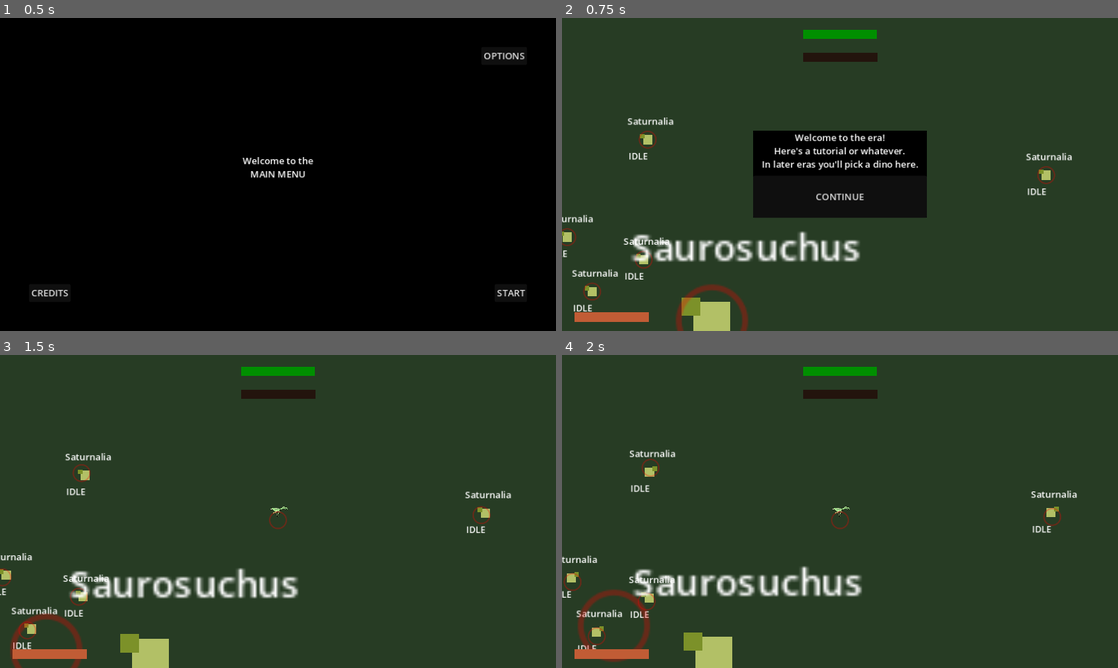
Above: before the commit, frames 1-4 (two rows, left to right).
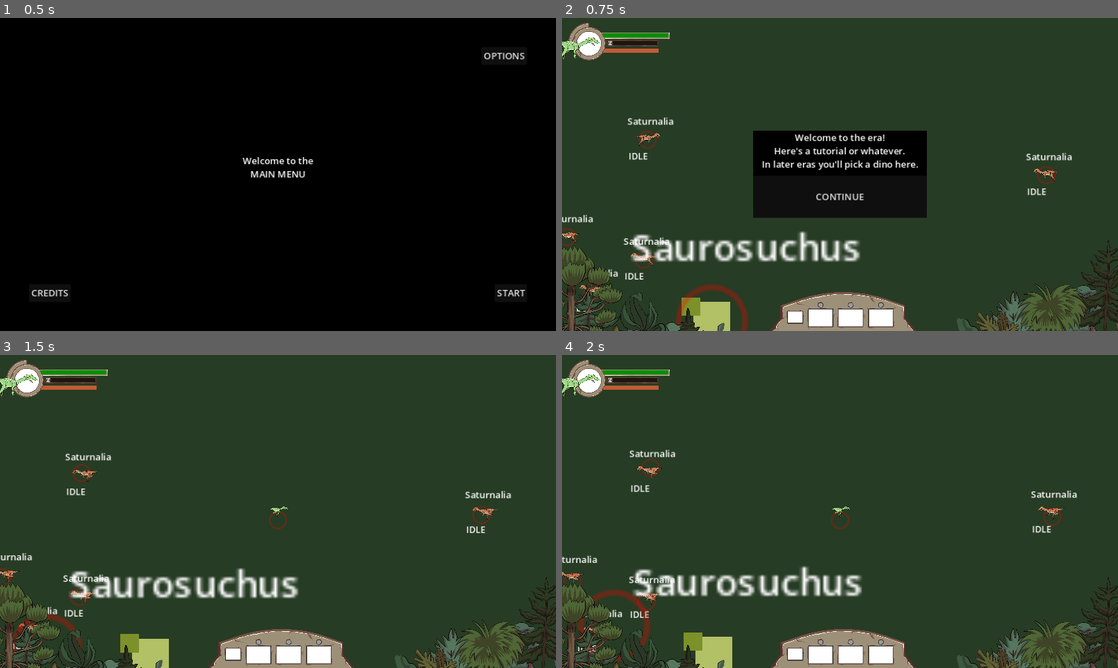
Above: after the commit, the same moments.

Repository: Enneagon/GodotGameJam2024
Game: Godot game, scene res://Scenes/main_menu.tscn
The game is run twice, just before and just after one commit, with the same random seed, the same clock (stepped at 60 frames per second) and the same inputs.
Inputs:
- Up to frame 1 (0.5 s): no input
- Up to frame 2 (0.75 s): click "START" at 0.5 s
- Up to frame 3 (1.5 s): click "CONTINUE" at 1.25 s
- Up to frame 4 (2 s): no input

Frame 1 is identical in both runs. In frame 2, 8.5% of the frame differs, in the area x 0-100%, y 1-100%; in frame 3, 8.6%; in frame 4, 8.6%.

Commit message:
added in ambience tracks and imported UI art

Diff:
--- a/Scenes/Enemy_Dinosaurs/Era1/saturnalia.tscn
+++ b/Scenes/Enemy_Dinosaurs/Era1/saturnalia.tscn
@@ -1,6 +1,22 @@
-[gd_scene load_steps=2 format=3 uid="uid://43qtxbxxkx4x"]
+[gd_scene load_steps=5 format=3 uid="uid://43qtxbxxkx4x"]
 
 [ext_resource type="PackedScene" uid="uid://plj4leebtrr4" path="res://Scenes/enemy.tscn" id="1_dfm4k"]
+[ext_resource type="Texture2D" uid="uid://c5gfwbvckxevw" path="res://Assets/Visuals/Saturnalia/Saturnalia 1.PNG" id="2_svkj3"]
+[ext_resource type="Texture2D" uid="uid://c5hmt4xcgo4pw" path="res://Assets/Visuals/Saturnalia/Saturnalia 2.PNG" id="3_fea1q"]
+
+[sub_resource type="SpriteFrames" id="SpriteFrames_gruc5"]
+animations = [{
+"frames": [{
+"duration": 1.0,
+"texture": ExtResource("2_svkj3")
+}, {
+"duration": 1.0,
+"texture": ExtResource("3_fea1q")
+}],
+"loop": true,
+"name": &"default",
+"speed": 5.0
+}]
 
 [node name="Saturnalia" instance=ExtResource("1_dfm4k")]
 enemyName = "a Saturnalia Tupiniquim"
@@ -12,3 +28,15 @@
 enemyHPMax = 4.0
 enemyAttackCooldown = 0.5
 enemyRangeMultiplier = 0.5
+
+[node name="AnimatedSprite2D" type="AnimatedSprite2D" parent="." index="1"]
+scale = Vector2(0.025, 0.025)
+sprite_frames = SubResource("SpriteFrames_gruc5")
+autoplay = "default"
+frame_progress = 0.31127
+
+[node name="Sprite2D" parent="." index="2"]
+visible = false
+
+[node name="Head" parent="Sprite2D" index="0"]
+visible = false
--- a/Scenes/Enemy_Dinosaurs/Era3/enneasaurus.tscn
+++ b/Scenes/Enemy_Dinosaurs/Era3/enneasaurus.tscn
@@ -2,7 +2,7 @@
 
 [ext_resource type="PackedScene" uid="uid://plj4leebtrr4" path="res://Scenes/enemy.tscn" id="1_guevj"]
 [ext_resource type="Script" path="res://Scripts/enneasaurus.gd" id="2_2pean"]
-[ext_resource type="Texture2D" uid="uid://b2lqfwnefyf56" path="res://Assets/Visuals/579.png" id="2_8wbv8"]
+[ext_resource type="Texture2D" uid="uid://b2lqfwnefyf56" path="res://Assets/Visuals/Misc/579.png" id="2_8wbv8"]
 
 [node name="Enneasaurus" instance=ExtResource("1_guevj")]
 scale = Vector2(5, 5)
--- a/Scenes/enemy.tscn
+++ b/Scenes/enemy.tscn
@@ -1,9 +1,9 @@
 [gd_scene load_steps=10 format=3 uid="uid://plj4leebtrr4"]
 
 [ext_resource type="Script" path="res://Scripts/enemy.gd" id="1_bmmd3"]
-[ext_resource type="Texture2D" uid="uid://c1ruuyvcbm5d4" path="res://Assets/Visuals/PlaceholderCircle.png" id="2_0sp0g"]
-[ext_resource type="Texture2D" uid="uid://bifpovg0ndocs" path="res://Assets/Visuals/Square.png" id="2_0syae"]
-[ext_resource type="Texture2D" uid="uid://cgmmkhhkiye10" path="res://Assets/Visuals/SmallProgressBar.png" id="3_4p6eq"]
+[ext_resource type="Texture2D" uid="uid://c1ruuyvcbm5d4" path="res://Assets/Visuals/Misc/PlaceholderCircle.png" id="2_0sp0g"]
+[ext_resource type="Texture2D" uid="uid://bifpovg0ndocs" path="res://Assets/Visuals/Misc/Square.png" id="2_0syae"]
+[ext_resource type="Texture2D" uid="uid://cgmmkhhkiye10" path="res://Assets/Visuals/Misc/SmallProgressBar.png" id="3_4p6eq"]
 [ext_resource type="Script" path="res://Scripts/enemy_hurtbox.gd" id="3_yipej"]
 
 [sub_resource type="CircleShape2D" id="CircleShape2D_5kwfq"]
--- a/Scenes/food.tscn
+++ b/Scenes/food.tscn
@@ -1,6 +1,6 @@
 [gd_scene load_steps=4 format=3 uid="uid://icutjdbxxe2a"]
 
-[ext_resource type="Texture2D" uid="uid://bifpovg0ndocs" path="res://Assets/Visuals/Square.png" id="1_qbdx8"]
+[ext_resource type="Texture2D" uid="uid://bifpovg0ndocs" path="res://Assets/Visuals/Misc/Square.png" id="1_qbdx8"]
 [ext_resource type="Script" path="res://Scripts/food.gd" id="1_y4gy7"]
 
 [sub_resource type="CircleShape2D" id="CircleShape2D_g6rkf"]
--- a/Scenes/gameplay_interface.tscn
+++ b/Scenes/gameplay_interface.tscn
@@ -1,12 +1,17 @@
-[gd_scene load_steps=6 format=3 uid="uid://c0605gi3euibn"]
+[gd_scene load_steps=11 format=3 uid="uid://c0605gi3euibn"]
 
 [ext_resource type="Script" path="res://Scripts/level_interface.gd" id="1_3dpav"]
-[ext_resource type="Texture2D" uid="uid://ct5w5orw622j6" path="res://Assets/Visuals/ProgressBar.png" id="2_alxet"]
-[ext_resource type="Texture2D" uid="uid://dn6a7phkrtcaf" path="res://Assets/Visuals/PlaceholderChoiceButton.png" id="3_b4nyu"]
+[ext_resource type="Texture2D" uid="uid://ct5w5orw622j6" path="res://Assets/Visuals/Misc/ProgressBar.png" id="2_ugt13"]
+[ext_resource type="Texture2D" uid="uid://dn6a7phkrtcaf" path="res://Assets/Visuals/Misc/PlaceholderChoiceButton.png" id="3_88uvg"]
+[ext_resource type="Texture2D" uid="uid://cowdel0dx55xg" path="res://Assets/Visuals/UI/Character.png" id="4_xsw4p"]
+[ext_resource type="Texture2D" uid="uid://dh3fnhu5xqe7s" path="res://Assets/Visuals/Eoraptor/Eoraptor 1.PNG" id="5_e7duv"]
+[ext_resource type="Texture2D" uid="uid://bh6w32ngn76cc" path="res://Assets/Visuals/UI/Skills.png" id="6_87t1k"]
+[ext_resource type="Texture2D" uid="uid://cjw2hk1cyogn2" path="res://Assets/Visuals/UI/Trees_Right.png" id="7_ya5ee"]
+[ext_resource type="Texture2D" uid="uid://cwf8akdnsr175" path="res://Assets/Visuals/UI/Trees_Left.png" id="8_dljnb"]
+
+[sub_resource type="ImageTexture" id="ImageTexture_4vjo2"]
 
 [sub_resource type="ImageTexture" id="ImageTexture_edcf1"]
-
-[sub_resource type="ImageTexture" id="ImageTexture_4vjo2"]
 
 [node name="GameplayInterface" type="Control"]
 process_mode = 3
@@ -18,22 +23,44 @@
 grow_vertical = 2
 script = ExtResource("1_3dpav")
 
+[node name="SprintEnergy" type="TextureProgressBar" parent="."]
+layout_mode = 1
+anchors_preset = 5
+anchor_left = 0.5
+anchor_right = 0.5
+offset_left = -411.0
+offset_top = 53.0
+offset_right = -283.0
+offset_bottom = 69.0
+grow_horizontal = 2
+scale = Vector2(0.763725, 0.469792)
+max_value = 5.0
+step = 0.1
+texture_under = ExtResource("2_ugt13")
+texture_over = SubResource("ImageTexture_4vjo2")
+texture_progress = ExtResource("2_ugt13")
+tint_under = Color(0.136719, 0.0792456, 0.0532894, 1)
+tint_over = Color(1, 0.824116, 0.380887, 1)
+tint_progress = Color(0.757813, 0.362059, 0.207183, 1)
+
+[node name="Character" type="Sprite2D" parent="."]
+position = Vector2(300, 169)
+scale = Vector2(0.15, 0.15)
+texture = ExtResource("4_xsw4p")
+
 [node name="HPBar" type="TextureProgressBar" parent="."]
 layout_mode = 1
-anchors_preset = 5
-anchor_left = 0.5
-anchor_right = 0.5
-offset_left = -64.0
-offset_top = 20.0
-offset_right = 64.0
-offset_bottom = 36.0
-grow_horizontal = 2
+offset_left = 71.0
+offset_top = 27.0
+offset_right = 199.0
+offset_bottom = 43.0
+scale = Vector2(0.882366, 0.417538)
 max_value = 3.0
 step = 0.1
 value = 3.0
-texture_under = ExtResource("2_alxet")
+texture_under = ExtResource("2_ugt13")
 texture_over = SubResource("ImageTexture_edcf1")
-texture_progress = ExtResource("2_alxet")
+texture_progress = ExtResource("2_ugt13")
 tint_under = Color(0.24, 0.0144, 0.0144, 1)
 tint_over = Color(0, 1, 0, 1)
 tint_progress = Color(0, 0.56, 0, 1)
@@ -43,35 +70,17 @@
 anchors_preset = 5
 anchor_left = 0.5
 anchor_right = 0.5
-offset_left = -63.0
-offset_top = 60.0
-offset_right = 65.0
-offset_bottom = 76.0
-grow_horizontal = 2
+offset_left = -392.0
+offset_top = 40.0
+offset_right = -264.0
+offset_bottom = 56.0
+grow_horizontal = 2
+scale = Vector2(0.6, 0.454256)
 max_value = 5.0
 step = 0.1
-texture_under = ExtResource("2_alxet")
+texture_under = ExtResource("2_ugt13")
 texture_over = SubResource("ImageTexture_4vjo2")
-texture_progress = ExtResource("2_alxet")
-tint_under = Color(0.136719, 0.0792456, 0.0532894, 1)
-tint_over = Color(1, 0.769606, 0.460428, 1)
-tint_progress = Color(0.757813, 0.362059, 0.207183, 1)
-
-[node name="SprintEnergy" type="TextureProgressBar" parent="."]
-layout_mode = 1
-anchors_preset = 5
-anchor_left = 0.5
-anchor_right = 0.5
-offset_left = -458.0
-offset_top = 508.0
-offset_right = -330.0
-offset_bottom = 524.0
-grow_horizontal = 2
-max_value = 5.0
-step = 0.1
-texture_under = ExtResource("2_alxet")
-texture_over = SubResource("ImageTexture_4vjo2")
-texture_progress = ExtResource("2_alxet")
+texture_progress = ExtResource("2_ugt13")
 tint_under = Color(0.136719, 0.0792456, 0.0532894, 1)
 tint_over = Color(1, 0.769606, 0.460428, 1)
 tint_progress = Color(0.757813, 0.362059, 0.207183, 1)
@@ -174,9 +183,9 @@
 size_flags_horizontal = 3
 size_flags_vertical = 3
 size_flags_stretch_ratio = 3.5
-texture_normal = ExtResource("3_b4nyu")
-texture_pressed = ExtResource("3_b4nyu")
-texture_hover = ExtResource("3_b4nyu")
+texture_normal = ExtResource("3_88uvg")
+texture_pressed = ExtResource("3_88uvg")
+texture_hover = ExtResource("3_88uvg")
 
 [node name="Label" type="Label" parent="RoundStartPopup2/VBoxContainer"]
 layout_mode = 2
@@ -197,9 +206,9 @@
 size_flags_horizontal = 3
 size_flags_vertical = 3
 size_flags_stretch_ratio = 3.5
-texture_normal = ExtResource("3_b4nyu")
-texture_pressed = ExtResource("3_b4nyu")
-texture_hover = ExtResource("3_b4nyu")
+texture_normal = ExtResource("3_88uvg")
+texture_pressed = ExtResource("3_88uvg")
+texture_hover = ExtResource("3_88uvg")
 
 [node name="Label2" type="Label" parent="RoundStartPopup2/VBoxContainer2"]
 layout_mode = 2
@@ -254,9 +263,9 @@
 size_flags_horizontal = 3
 size_flags_vertical = 3
 size_flags_stretch_ratio = 3.5
-texture_normal = ExtResource("3_b4nyu")
-texture_pressed = ExtResource("3_b4nyu")
-texture_hover = ExtResource("3_b4nyu")
+texture_normal = ExtResource("3_88uvg")
+texture_pressed = ExtResource("3_88uvg")
+texture_hover = ExtResource("3_88uvg")
 
 [node name="Label" type="Label" parent="RoundStartPopup3/VBoxContainer"]
 layout_mode = 2
@@ -277,9 +286,9 @@
 size_flags_horizontal = 3
 size_flags_vertical = 3
 size_flags_stretch_ratio = 3.5
-texture_normal = ExtResource("3_b4nyu")
-texture_pressed = ExtResource("3_b4nyu")
-texture_hover = ExtResource("3_b4nyu")
+texture_normal = ExtResource("3_88uvg")
+texture_pressed = ExtResource("3_88uvg")
+texture_hover = ExtResource("3_88uvg")
 
 [node name="Label2" type="Label" parent="RoundStartPopup3/VBoxContainer2"]
 layout_mode = 2
@@ -334,9 +343,9 @@
 size_flags_horizontal = 3
 size_flags_vertical = 3
 size_flags_stretch_ratio = 3.5
-texture_normal = ExtResource("3_b4nyu")
-texture_pressed = ExtResource("3_b4nyu")
-texture_hover = ExtResource("3_b4nyu")
+texture_normal = ExtResource("3_88uvg")
+texture_pressed = ExtResource("3_88uvg")
+texture_hover = ExtResource("3_88uvg")
 
 [node name="Label" type="Label" parent="RoundStartPopup4/VBoxContainer"]
 layout_mode = 2
@@ -357,9 +366,9 @@
 size_flags_horizontal = 3
 size_flags_vertical = 3
 size_flags_stretch_ratio = 3.5
-texture_normal = ExtResource("3_b4nyu")
-texture_pressed = ExtResource("3_b4nyu")
-texture_hover = ExtResource("3_b4nyu")
+texture_normal = ExtResource("3_88uvg")
+texture_pressed = ExtResource("3_88uvg")
+texture_hover = ExtResource("3_88uvg")
 
 [node name="Label2" type="Label" parent="RoundStartPopup4/VBoxContainer2"]
 layout_mode = 2
@@ -419,6 +428,27 @@
 layout_mode = 2
 size_flags_vertical = 3
 text = "CONTINUE"
+
+[node name="Saturnalia1" type="Sprite2D" parent="."]
+position = Vector2(22, 56)
+scale = Vector2(0.05, 0.05)
+texture = ExtResource("5_e7duv")
+flip_h = true
+
+[node name="Skills" type="Sprite2D" parent="."]
+position = Vector2(485, 338)
+scale = Vector2(0.09, 0.09)
+texture = ExtResource("6_87t1k")
+
+[node name="TreesRight" type="Sprite2D" parent="."]
+position = Vector2(779, 331)
+scale = Vector2(0.2, 0.2)
+texture = ExtResource("7_ya5ee")
+
+[node name="TreesLeft" type="Sprite2D" parent="."]
+position = Vector2(146, 336)
+scale = Vector2(0.2, 0.2)
+texture = ExtResource("8_dljnb")
 
 [connection signal="pressed" from="RoundStartPopup1/Control/VBoxContainer/RoundStartButton" to="." method="_on_round_start_button_pressed"]
 [connection signal="pressed" from="RoundStartPopup2/VBoxContainer/DinoChoice1" to="." method="_on_dino_choice_1_pressed"]
--- a/Scenes/level1.tscn
+++ b/Scenes/level1.tscn
@@ -1,14 +1,15 @@
-[gd_scene load_steps=11 format=3 uid="uid://bxw7a3fris1fd"]
+[gd_scene load_steps=12 format=3 uid="uid://bxw7a3fris1fd"]
 
 [ext_resource type="Script" path="res://Scripts/game.gd" id="1_q7jfv"]
 [ext_resource type="PackedScene" uid="uid://d12deejt4i0m5" path="res://Scenes/player.tscn" id="2_2ia3h"]
-[ext_resource type="Texture2D" uid="uid://b6tycf78aesam" path="res://Assets/Visuals/PlaceHolderBackground2.png" id="2_tejnb"]
+[ext_resource type="Texture2D" uid="uid://b6tycf78aesam" path="res://Assets/Visuals/Misc/PlaceHolderBackground2.png" id="2_tejnb"]
 [ext_resource type="PackedScene" uid="uid://d1lgkvlmjs2bh" path="res://Scenes/dino_manager.tscn" id="4_ucwrc"]
 [ext_resource type="PackedScene" uid="uid://43qtxbxxkx4x" path="res://Scenes/Enemy_Dinosaurs/Era1/saturnalia.tscn" id="4_ues5i"]
 [ext_resource type="PackedScene" uid="uid://cybrv387nfyjp" path="res://Scenes/Enemy_Dinosaurs/Era1/metoposaurus.tscn" id="5_5vlw6"]
 [ext_resource type="PackedScene" uid="uid://c0605gi3euibn" path="res://Scenes/gameplay_interface.tscn" id="5_8u87p"]
 [ext_resource type="PackedScene" uid="uid://b5pykurdb64f0" path="res://Scenes/Enemy_Dinosaurs/Era1/saurosuchus.tscn" id="6_pjwoj"]
 [ext_resource type="AudioStream" uid="uid://ccknl0glpnf4q" path="res://Assets/Audio/Dinosaur_Music_.mp3" id="8_1qw3l"]
+[ext_resource type="AudioStream" uid="uid://bw036vy1ecdp3" path="res://Assets/Audio/Level_Ambience.mp3" id="10_kcmo2"]
 
 [sub_resource type="WorldBoundaryShape2D" id="WorldBoundaryShape2D_1ynn7"]
 
@@ -88,3 +89,9 @@
 stream = ExtResource("8_1qw3l")
 autoplay = true
 bus = &"Music"
+
+[node name="Level 1 Ambience" type="AudioStreamPlayer2D" parent="."]
+stream = ExtResource("10_kcmo2")
+volume_db = -4.0
+autoplay = true
+bus = &"Ambience"
--- a/Scenes/level2.tscn
+++ b/Scenes/level2.tscn
@@ -1,7 +1,7 @@
-[gd_scene load_steps=11 format=3 uid="uid://bnvo718lmfarv"]
+[gd_scene load_steps=12 format=3 uid="uid://bnvo718lmfarv"]
 
 [ext_resource type="Script" path="res://Scripts/game.gd" id="1_53d44"]
-[ext_resource type="Texture2D" uid="uid://b6tycf78aesam" path="res://Assets/Visuals/PlaceHolderBackground2.png" id="2_xbp7q"]
+[ext_resource type="Texture2D" uid="uid://b6tycf78aesam" path="res://Assets/Visuals/Misc/PlaceHolderBackground2.png" id="2_xbp7q"]
 [ext_resource type="PackedScene" uid="uid://d12deejt4i0m5" path="res://Scenes/player.tscn" id="3_hyk5w"]
 [ext_resource type="PackedScene" uid="uid://d1lgkvlmjs2bh" path="res://Scenes/dino_manager.tscn" id="4_pa8jv"]
 [ext_resource type="PackedScene" uid="uid://don5b3bhieulv" path="res://Scenes/Enemy_Dinosaurs/Era2/eubrontes.tscn" id="5_ja0tm"]
@@ -9,6 +9,7 @@
 [ext_resource type="PackedScene" uid="uid://crrdhk6obx0im" path="res://Scenes/Enemy_Dinosaurs/Era2/brachiosaurus.tscn" id="7_g0a0a"]
 [ext_resource type="PackedScene" uid="uid://c0605gi3euibn" path="res://Scenes/gameplay_interface.tscn" id="8_lmk85"]
 [ext_resource type="AudioStream" uid="uid://ccknl0glpnf4q" path="res://Assets/Audio/Dinosaur_Music_.mp3" id="9_8p2oy"]
+[ext_resource type="AudioStream" uid="uid://bw036vy1ecdp3" path="res://Assets/Audio/Level_Ambience.mp3" id="10_ckcl4"]
 
 [sub_resource type="WorldBoundaryShape2D" id="WorldBoundaryShape2D_1ynn7"]
 
@@ -64,3 +65,9 @@
 stream = ExtResource("9_8p2oy")
 autoplay = true
 bus = &"Music"
+
+[node name="Ambience" type="AudioStreamPlayer2D" parent="."]
+stream = ExtResource("10_ckcl4")
+volume_db = -4.0
+autoplay = true
+bus = &"Ambience"
--- a/Scenes/level3.tscn
+++ b/Scenes/level3.tscn
@@ -1,7 +1,7 @@
-[gd_scene load_steps=12 format=3 uid="uid://c3cfmjkx8yi68"]
+[gd_scene load_steps=13 format=3 uid="uid://c3cfmjkx8yi68"]
 
 [ext_resource type="Script" path="res://Scripts/game.gd" id="1_gbg2s"]
-[ext_resource type="Texture2D" uid="uid://b6tycf78aesam" path="res://Assets/Visuals/PlaceHolderBackground2.png" id="2_4wfao"]
+[ext_resource type="Texture2D" uid="uid://b6tycf78aesam" path="res://Assets/Visuals/Misc/PlaceHolderBackground2.png" id="2_4wfao"]
 [ext_resource type="PackedScene" uid="uid://d12deejt4i0m5" path="res://Scenes/player.tscn" id="3_wwv8c"]
 [ext_resource type="PackedScene" uid="uid://d1lgkvlmjs2bh" path="res://Scenes/dino_manager.tscn" id="4_dk3kb"]
 [ext_resource type="PackedScene" uid="uid://cexu7xrm2ve2j" path="res://Scenes/Enemy_Dinosaurs/Era3/ankylosaurus.tscn" id="5_iq4am"]
@@ -10,6 +10,7 @@
 [ext_resource type="PackedScene" uid="uid://crpfvc7vccrh8" path="res://Scenes/Enemy_Dinosaurs/Era3/enneasaurus.tscn" id="8_oyq3c"]
 [ext_resource type="PackedScene" uid="uid://c0605gi3euibn" path="res://Scenes/gameplay_interface.tscn" id="8_pdl2j"]
 [ext_resource type="AudioStream" uid="uid://ccknl0glpnf4q" path="res://Assets/Audio/Dinosaur_Music_.mp3" id="9_sc2w2"]
+[ext_resource type="AudioStream" uid="uid://bw036vy1ecdp3" path="res://Assets/Audio/Level_Ambience.mp3" id="11_6gfbo"]
 
 [sub_resource type="WorldBoundaryShape2D" id="WorldBoundaryShape2D_1ynn7"]
 
@@ -66,3 +67,9 @@
 stream = ExtResource("9_sc2w2")
 autoplay = true
 bus = &"Music"
+
+[node name="Ambience" type="AudioStreamPlayer2D" parent="."]
+stream = ExtResource("11_6gfbo")
+volume_db = -4.0
+autoplay = true
+bus = &"Ambience"
--- a/Scenes/main_menu.tscn
+++ b/Scenes/main_menu.tscn
@@ -1,6 +1,7 @@
-[gd_scene load_steps=2 format=3 uid="uid://csbx68ounhqnd"]
+[gd_scene load_steps=3 format=3 uid="uid://csbx68ounhqnd"]
 
 [ext_resource type="Script" path="res://Scripts/main_menu.gd" id="1_tft53"]
+[ext_resource type="AudioStream" uid="uid://dfxr8xtw6lb0r" path="res://Assets/Audio/Ambience_1_Fade.mp3" id="2_067yp"]
 
 [node name="MainMenu" type="Control"]
 layout_mode = 3
@@ -174,6 +175,11 @@
 size_flags_horizontal = 4
 text = "BACK"
 
+[node name="MainMenuAmbience" type="AudioStreamPlayer2D" parent="."]
+stream = ExtResource("2_067yp")
+autoplay = true
+bus = &"Ambience"
+
 [connection signal="pressed" from="StartButton" to="." method="_on_start_button_pressed"]
 [connection signal="pressed" from="CreditsButton" to="." method="_on_credits_button_pressed"]
 [connection signal="pressed" from="OptionsButton" to="." method="_on_options_button_pressed"]
--- a/Scenes/player.tscn
+++ b/Scenes/player.tscn
@@ -1,12 +1,12 @@
 [gd_scene load_steps=11 format=3 uid="uid://d12deejt4i0m5"]
 
 [ext_resource type="Script" path="res://Scripts/player.gd" id="1_lc6kt"]
-[ext_resource type="Texture2D" uid="uid://c1ruuyvcbm5d4" path="res://Assets/Visuals/PlaceholderCircle.png" id="1_lp31m"]
 [ext_resource type="Texture2D" uid="uid://dh3fnhu5xqe7s" path="res://Assets/Visuals/Eoraptor/Eoraptor 1.PNG" id="2_8j58d"]
 [ext_resource type="Script" path="res://Scripts/hurtbox.gd" id="2_wyklo"]
 [ext_resource type="AudioStream" uid="uid://y4sv1f2mmakf" path="res://Assets/Audio/placeholder_munch.mp3" id="3_82bai"]
-[ext_resource type="Texture2D" uid="uid://bifpovg0ndocs" path="res://Assets/Visuals/Square.png" id="3_g0acj"]
 [ext_resource type="Texture2D" uid="uid://quf2lrw45p7k" path="res://Assets/Visuals/Eoraptor/Eoraptor 2.PNG" id="3_s02sp"]
+[ext_resource type="Texture2D" uid="uid://c1ruuyvcbm5d4" path="res://Assets/Visuals/Misc/PlaceholderCircle.png" id="5_hvs2m"]
+[ext_resource type="Texture2D" uid="uid://bifpovg0ndocs" path="res://Assets/Visuals/Misc/Square.png" id="6_k3ngl"]
 
 [sub_resource type="SpriteFrames" id="SpriteFrames_luqhr"]
 animations = [{
@@ -103,13 +103,13 @@
 [node name="Sprite2D" type="Sprite2D" parent="BiteHurtbox"]
 modulate = Color(1, 1, 1, 0.294118)
 scale = Vector2(0.65, 0.65)
-texture = ExtResource("1_lp31m")
+texture = ExtResource("5_hvs2m")
 
 [node name="Sprite2D" type="Sprite2D" parent="."]
 visible = false
 modulate = Color(0.474468, 0.632239, 1, 1)
 z_index = 5
-texture = ExtResource("3_g0acj")
+texture = ExtResource("6_k3ngl")
 
 [node name="Camera2D" type="Camera2D" parent="."]
 limit_left = -1440
@@ -125,6 +125,7 @@
 
 [node name="PlaceholderMunch" type="AudioStreamPlayer" parent="."]
 stream = ExtResource("3_82bai")
+bus = &"SFX"
 
 [connection signal="body_entered" from="BiteHurtbox" to="." method="_on_hurtbox_body_entered"]
 [connection signal="body_exited" from="BiteHurtbox" to="." method="_on_hurtbox_body_exited"]
--- a/Scenes/stomp_ability.tscn
+++ b/Scenes/stomp_ability.tscn
@@ -1,7 +1,7 @@
 [gd_scene load_steps=4 format=3 uid="uid://c7olndrfrvke0"]
 
 [ext_resource type="Script" path="res://Scripts/stomp_ability.gd" id="1_1xe27"]
-[ext_resource type="Texture2D" uid="uid://c1ruuyvcbm5d4" path="res://Assets/Visuals/PlaceholderCircle.png" id="1_ox8mo"]
+[ext_resource type="Texture2D" uid="uid://c1ruuyvcbm5d4" path="res://Assets/Visuals/Misc/PlaceholderCircle.png" id="1_ox8mo"]
 
 [sub_resource type="CircleShape2D" id="CircleShape2D_78sbg"]
 radius = 30.0
--- a/Scripts/enemy.gd
+++ b/Scripts/enemy.gd
@@ -12,6 +12,8 @@
 @onready var stateLabel = $State
 @onready var flee_timer = $FleeTimer
 var flee = false
+
+@onready var animated_sprite = $AnimatedSprite2D
 
 @export var debug = false
 @export var enemyName = "an unnamed dinosaur"
@@ -123,6 +125,12 @@
 
 	biteHurtbox.targetDirection = direction
 
+	if(animated_sprite != null):
+		if(direction.x > 0):
+			animated_sprite.flip_h = false
+		else:
+			animated_sprite.flip_h = true
+
 
 func flipSprite():
 	if biteHurtbox.position.x > 0:
--- a/default_bus_layout.tres
+++ b/default_bus_layout.tres
@@ -5,11 +5,17 @@
 bus/1/solo = false
 bus/1/mute = false
 bus/1/bypass_fx = false
-bus/1/volume_db = -5.04538
+bus/1/volume_db = -6.57885
 bus/1/send = &"Master"
 bus/2/name = &"SFX"
 bus/2/solo = false
 bus/2/mute = false
 bus/2/bypass_fx = false
-bus/2/volume_db = 0.0
+bus/2/volume_db = -10.9863
 bus/2/send = &"Master"
+bus/3/name = &"Ambience"
+bus/3/solo = false
+bus/3/mute = false
+bus/3/bypass_fx = false
+bus/3/volume_db = -3.11736
+bus/3/send = &"Master"
Not shown, added: Assets/Audio/Ambience_1_Fade.mp3.import
Not shown, added: Assets/Audio/Level_Ambience.mp3.import
Binary file added: Assets/Visuals/Coelurus/Coelurus 1.PNG
Not shown, added: Assets/Visuals/Coelurus/Coelurus 1.PNG.import
Binary file added: Assets/Visuals/Coelurus/Coelurus 2.PNG
Not shown, added: Assets/Visuals/Coelurus/Coelurus 2.PNG.import
Binary file added: Assets/Visuals/Guanlong/Guanlong 1.PNG
Not shown, changed: Assets/Visuals/Guanlong/Guanlong 1.PNG.import
Binary file added: Assets/Visuals/Guanlong/Guanlong 2.PNG
Not shown, added: Assets/Visuals/Guanlong/Guanlong 2.PNG.import
Renamed: Assets/Visuals/579.png -> Assets/Visuals/Misc/579.png
Not shown, added: Assets/Visuals/Misc/579.png.import
(and 32 more such lines)
